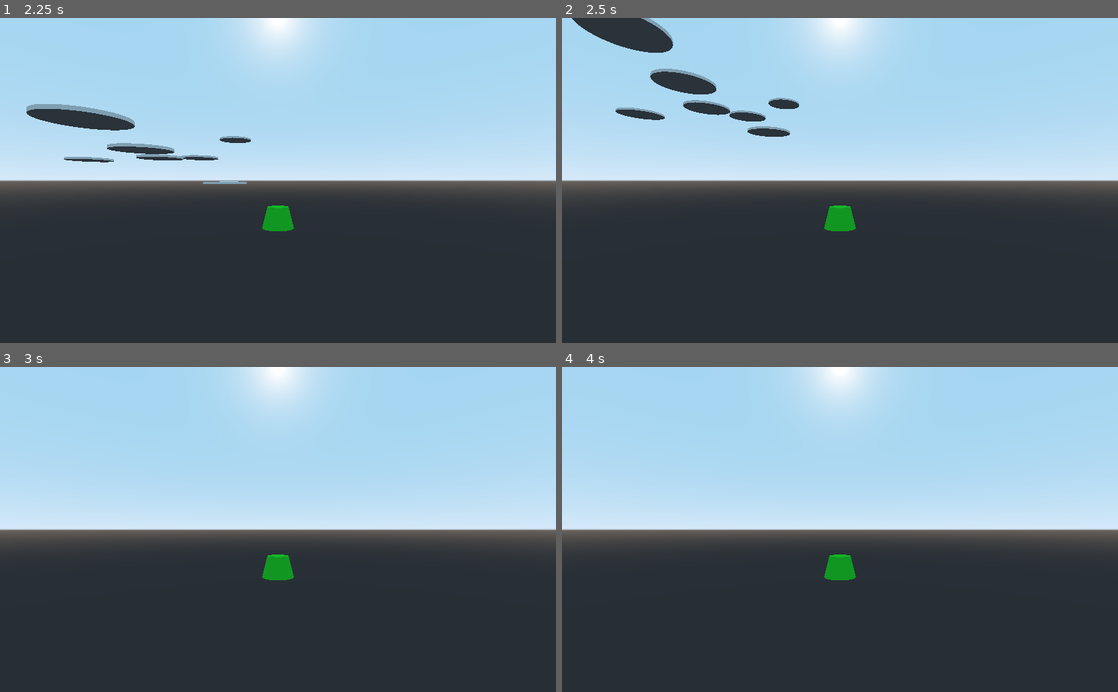
Above: before the commit, frames 1-4 (two rows, left to right).
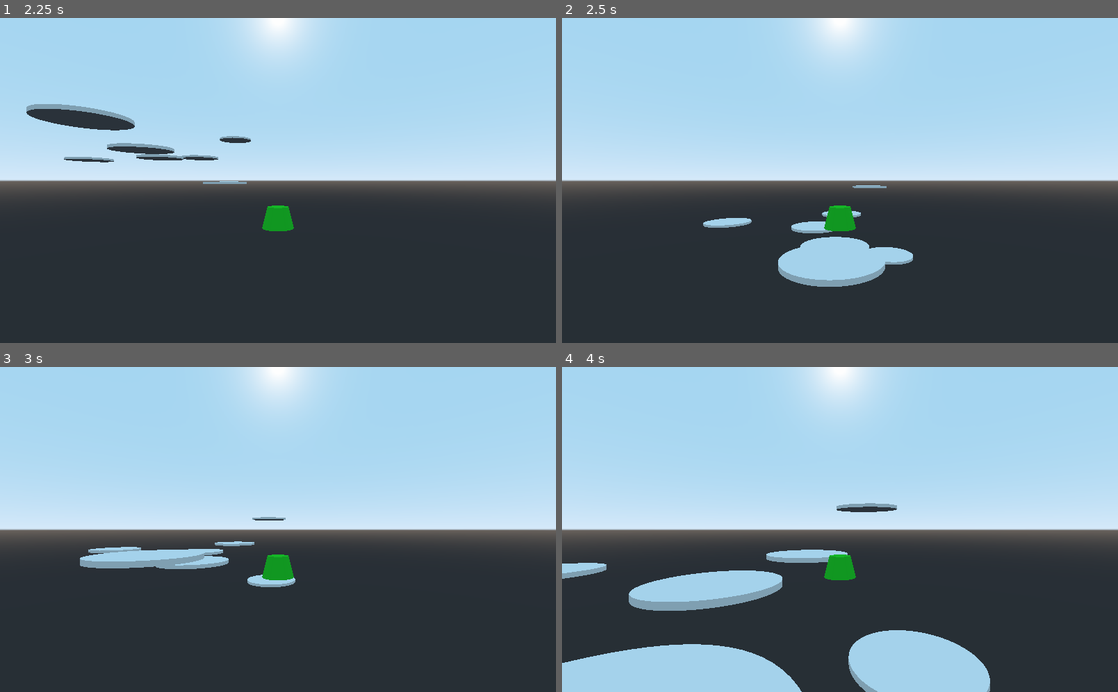
Above: after the commit, the same moments.

Repository: mishkarch/Escape
Game: Godot game, scene res://game objects/location/Location.tscn
The game is run twice, just before and just after one commit, with the same random seed, the same clock (stepped at 60 frames per second) and the same inputs.
Inputs:
- Up to frame 1 (2.25 s): hold D (MOVE_RIGHT) 0.53-1.28 s; tap Space (JUMP) at 0.77, 1.52 s; hold S (MOVE_BACKWARD) 1.28-2.03 s; hold D (MOVE_RIGHT) from 2.03 s (still down)
- Up to frame 2 (2.5 s): keep holding D (MOVE_RIGHT)
- Up to frame 3 (3 s): release D (MOVE_RIGHT) at 2.78 s; hold W (MOVE_FORWARD) from 2.78 s (still down)
- Up to frame 4 (4 s): tap Space (JUMP) at 3.02, 3.77 s; release W (MOVE_FORWARD) at 3.53 s; hold A (MOVE_LEFT) from 3.53 s (still down)

Frame 1 is identical in both runs. In frame 2, 6.0% of the frame differs, in the area x 1-64%, y 0-83%; in frame 3, 1.8%; in frame 4, 13%, in the area x 0-77%, y 41-100%.

Commit message:
добавил примитивное взбирание на кувшинку

Diff:
--- /dev/null
+++ b/game objects/location/Location.gd
@@ -0,0 +1,7 @@
+extends Spatial
+
+onready var player = $Player
+
+func _ready():
+	for pl in get_tree().get_nodes_in_group("PLATFORMS"):
+		player.platforms.append(pl)
--- a/game objects/location/Location.tscn
+++ b/game objects/location/Location.tscn
@@ -1,9 +1,11 @@
-[gd_scene load_steps=3 format=2]
+[gd_scene load_steps=4 format=2]
 
 [ext_resource path="res://game objects/player/Player.tscn" type="PackedScene" id=1]
 [ext_resource path="res://game objects/water lily/WaterLily.tscn" type="PackedScene" id=2]
+[ext_resource path="res://game objects/location/Location.gd" type="Script" id=3]
 
 [node name="Location" type="Spatial"]
+script = ExtResource( 3 )
 
 [node name="Player" parent="." instance=ExtResource( 1 )]
 
--- a/game objects/player/Player.gd
+++ b/game objects/player/Player.gd
@@ -12,10 +12,13 @@
 const ACCEL = 3
 const DEACCEL = 5
 
+var platforms = []
 
 func _physics_process(delta):
 	process_input(delta)
 	process_movement(delta)
+	if translation.y < -5:
+		climbing()
 
 
 func process_movement(delta: float):
@@ -48,3 +51,12 @@
 	if is_on_floor():
 		if Input.is_action_just_pressed("JUMP"):
 			velocity.y = JUMP_SPEED
+
+func climbing():
+# взбирание на ближайшую из кувшинок нижнего уровня в случае падения в воду
+	var platform = platforms[0]
+	for pl in platforms:
+		if (translation - pl.translation).length_squared() < (translation - platform.translation).length_squared():
+			platform = pl
+
+	translation = platform.translation + Vector3.UP
--- a/game objects/water lily/WaterLily.tscn
+++ b/game objects/water lily/WaterLily.tscn
@@ -6,7 +6,7 @@
 [sub_resource type="CylinderShape" id=2]
 height = 0.2
 
-[node name="WaterLily" type="StaticBody"]
+[node name="WaterLily" type="StaticBody" groups=["PLATFORMS"]]
 
 [node name="MeshInstance" type="MeshInstance" parent="."]
 mesh = SubResource( 1 )
